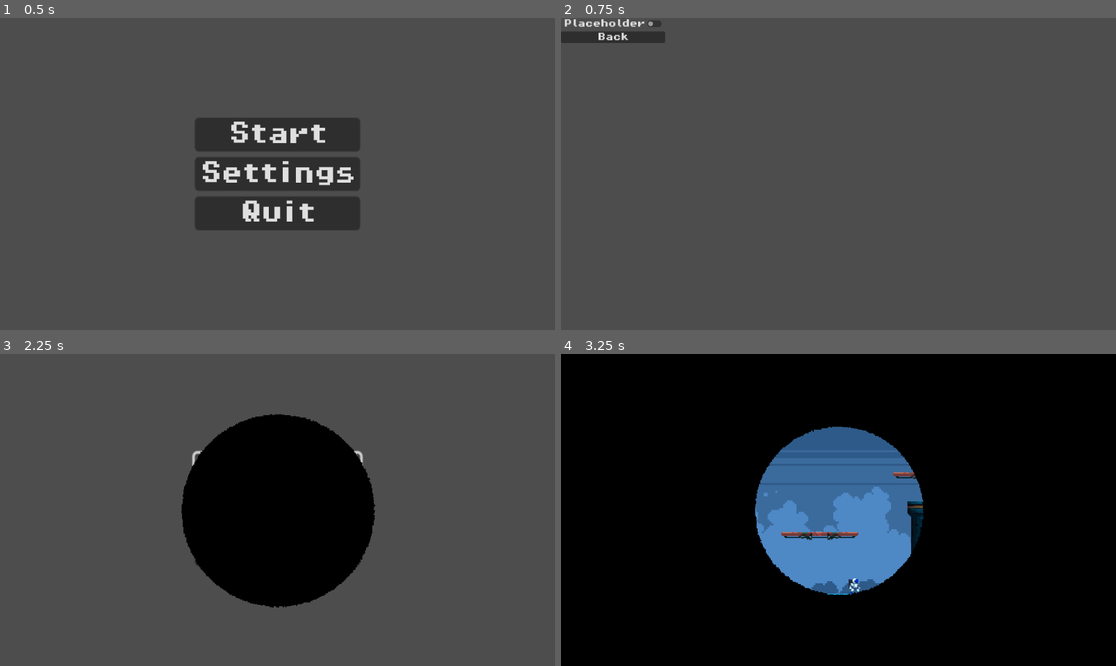
Above: before the commit, frames 1-4 (two rows, left to right).
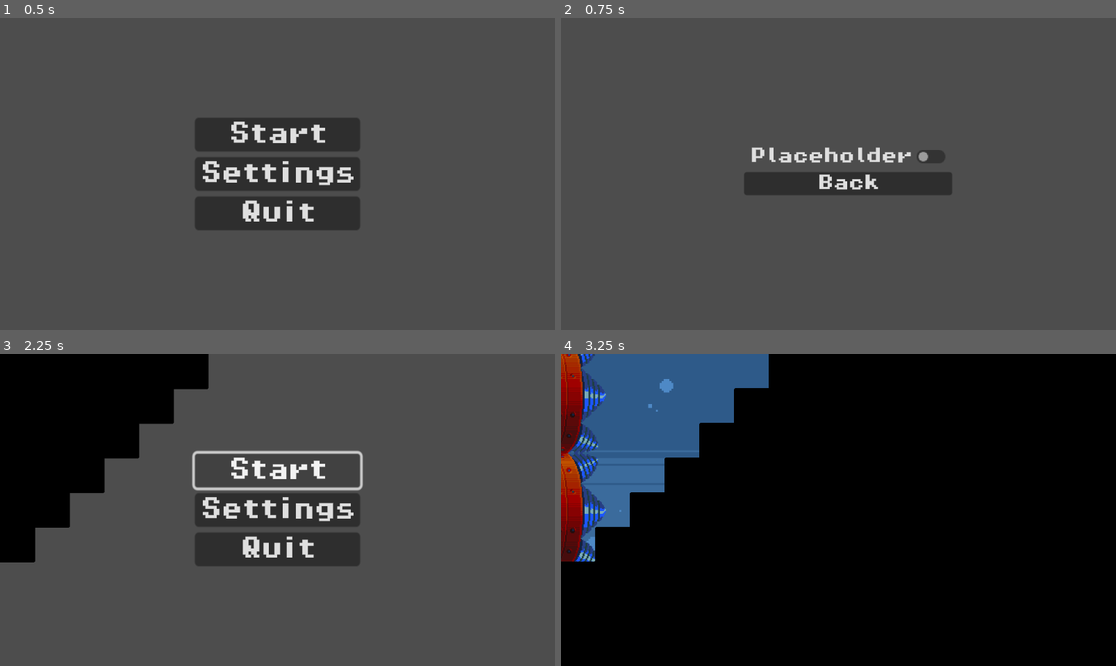
Above: after the commit, the same moments.

Repository: ECS-179-Game-Project/Space-Chase-Game
Game: Godot game, scene res://scenes/menu_manager.tscn
Two runs of this game, one before a commit and one after it. Both use one fixed random seed, a clock stepped at 60 frames per second and the inputs below. Before the commit the project starts from res://scenes/main_menu.tscn.
Inputs (mouse positions are in pixels of both pictures, inside the frame that each line leads up to):
- Up to frame 1 (0.5 s): no input
- Up to frame 2 (0.75 s): click "Settings" at 0.5 s
- Up to frame 3 (2.25 s): click "Back" at 1.25 s; click "Start" at 2 s
- Up to frame 4 (3.25 s): move the mouse to (960, 494) at 2.77 s; hold D (p1_right) from 2.78 s (still down); tap K (p1_dash) at 2.85 s; tap W (p1_up) at 3.02 s

Frame 1 is identical in both runs. In frame 2, 4.4% of the frame differs, in the area x 0-71%, y 0-57%; in frame 3, 32%, in the area x 0-68%, y 0-82%; in frame 4, 27%.

Commit message:
Main menu manager

Diff:
--- a/space-chase/project.godot
+++ b/space-chase/project.godot
@@ -11,7 +11,7 @@
 [application]
 
 config/name="Space Chase"
-run/main_scene="res://scenes/main_menu.tscn"
+run/main_scene="res://scenes/menu_manager.tscn"
 config/features=PackedStringArray("4.3", "Forward Plus")
 config/icon="res://icon.svg"
 
--- a/space-chase/scenes/main_menu.tscn
+++ b/space-chase/scenes/main_menu.tscn
@@ -1,9 +1,7 @@
-[gd_scene load_steps=5 format=3 uid="uid://bkgl5v8ijl362"]
+[gd_scene load_steps=3 format=3 uid="uid://bkgl5v8ijl362"]
 
 [ext_resource type="Script" path="res://scripts/main_menu.gd" id="1_07eop"]
 [ext_resource type="FontFile" uid="uid://bkmn2h3knu02d" path="res://assets/fonts/PixelOperator8-Bold.ttf" id="2_4vmwg"]
-[ext_resource type="AudioStream" uid="uid://c0aneki06jy5a" path="res://assets/Audio/DavidKBD - Cosmic Pack 01 - Cosmic Journey-full.ogg" id="3_qthxb"]
-[ext_resource type="AudioStream" uid="uid://khkjpvojqda7" path="res://assets/Sound Effects/Click copy.wav" id="4_6wybf"]
 
 [node name="MainMenu" type="Control"]
 layout_mode = 3
@@ -49,17 +47,6 @@
 theme_override_fonts/font = ExtResource("2_4vmwg")
 text = "Quit"
 
-[node name="Music" type="Node" parent="."]
-
-[node name="backgroundmusic" type="AudioStreamPlayer2D" parent="Music"]
-stream = ExtResource("3_qthxb")
-volume_db = -15.0
-autoplay = true
-
-[node name="click" type="AudioStreamPlayer2D" parent="Music"]
-stream = ExtResource("4_6wybf")
-volume_db = -11.886
-
 [connection signal="ready" from="." to="." method="_on_ready"]
 [connection signal="pressed" from="MarginContainer/VBoxContainer/Start" to="." method="_on_start_pressed"]
 [connection signal="pressed" from="MarginContainer/VBoxContainer/Settings" to="." method="_on_settings_pressed"]
--- /dev/null
+++ b/space-chase/scenes/menu_manager.tscn
@@ -0,0 +1,37 @@
+[gd_scene load_steps=6 format=3 uid="uid://dojks3vldqq2a"]
+
+[ext_resource type="Script" path="res://scripts/menu_manager.gd" id="1_6bse5"]
+[ext_resource type="PackedScene" uid="uid://bkgl5v8ijl362" path="res://scenes/main_menu.tscn" id="2_wapdf"]
+[ext_resource type="PackedScene" uid="uid://5tk8vpgwlokx" path="res://scenes/settings_menu.tscn" id="3_qt5lj"]
+[ext_resource type="AudioStream" uid="uid://c0aneki06jy5a" path="res://assets/Audio/DavidKBD - Cosmic Pack 01 - Cosmic Journey-full.ogg" id="4_shyfh"]
+[ext_resource type="AudioStream" uid="uid://khkjpvojqda7" path="res://assets/Sound Effects/Click copy.wav" id="5_fbxgp"]
+
+[node name="MenuManager" type="Control"]
+layout_mode = 3
+anchors_preset = 8
+anchor_left = 0.5
+anchor_top = 0.5
+anchor_right = 0.5
+anchor_bottom = 0.5
+grow_horizontal = 2
+grow_vertical = 2
+script = ExtResource("1_6bse5")
+
+[node name="MainMenu" parent="." instance=ExtResource("2_wapdf")]
+visible = false
+layout_mode = 1
+
+[node name="SettingsMenu" parent="." instance=ExtResource("3_qt5lj")]
+visible = false
+layout_mode = 1
+
+[node name="Audio" type="Node" parent="."]
+
+[node name="BackgroundMusic" type="AudioStreamPlayer2D" parent="Audio"]
+stream = ExtResource("4_shyfh")
+volume_db = -15.0
+autoplay = true
+
+[node name="Click" type="AudioStreamPlayer2D" parent="Audio"]
+stream = ExtResource("5_fbxgp")
+volume_db = -11.886
--- a/space-chase/scenes/settings_menu.tscn
+++ b/space-chase/scenes/settings_menu.tscn
@@ -5,15 +5,33 @@
 
 [node name="SettingsMenu" type="Control"]
 layout_mode = 3
-anchors_preset = 0
-offset_right = 40.0
-offset_bottom = 40.0
+anchors_preset = 8
+anchor_left = 0.5
+anchor_top = 0.5
+anchor_right = 0.5
+anchor_bottom = 0.5
+offset_left = -20.0
+offset_top = -20.0
+offset_right = 20.0
+offset_bottom = 20.0
+grow_horizontal = 2
+grow_vertical = 2
+scale = Vector2(2, 2)
 script = ExtResource("1_orapq")
 
 [node name="MarginContainer" type="MarginContainer" parent="."]
-layout_mode = 0
-offset_right = 40.0
+layout_mode = 1
+anchors_preset = 8
+anchor_left = 0.5
+anchor_top = 0.5
+anchor_right = 0.5
+anchor_bottom = 0.5
+offset_left = -64.0
+offset_top = -40.0
+offset_right = 64.0
 offset_bottom = 40.0
+grow_horizontal = 2
+grow_vertical = 2
 
 [node name="VBoxContainer" type="VBoxContainer" parent="MarginContainer"]
 layout_mode = 2
--- a/space-chase/scripts/main_menu.gd
+++ b/space-chase/scripts/main_menu.gd
@@ -1,38 +1,19 @@
 class_name MainMenu
 extends Control
 
-@export var instant_start:bool = false # Skips the main menu and instantly starts the game
-
-@onready var click_sound = $Music/click
-
-var _world_1:String = "res://scenes/world_1.tscn"
-var _settings_menu:String = "res://scenes/settings_menu.tscn"
-
-func _on_ready() -> void:
-	if $Music/backgroundmusic.playing == false:
-		$Music/backgroundmusic.play()
-
-	if instant_start:
-		SceneManager.change_scene(_world_1, {
-			"skip_fade_out": true,
-			"skip_fade_in": true,
-			"on_fade_in": GameStateManager.level_entered.emit,
-		})
+@onready var menu_manager: MenuManager = $".."
 
 
 func _on_start_pressed() -> void:
-	click_sound.play()
-	SceneManager.change_scene(_world_1, {
-		"pattern": "circle",
-		"on_fade_in": GameStateManager.level_entered.emit,
-		})
+	menu_manager.button_click()
+	menu_manager.leave_menu(MenuManager.MenuOption.START)
 
 
 func _on_settings_pressed() -> void:
-	click_sound.play()
-	SceneManager.change_scene(_settings_menu, {"skip_fade_out": true, "skip_fade_in": true})
+	menu_manager.button_click()
+	menu_manager.change_menu(MenuManager.MenuState.SETTINGS)
 
 
 func _on_quit_pressed() -> void:
-	click_sound.play()
-	get_tree().quit()
+	menu_manager.button_click()
+	menu_manager.leave_menu(MenuManager.MenuOption.QUIT)
--- /dev/null
+++ b/space-chase/scripts/menu_manager.gd
@@ -0,0 +1,69 @@
+class_name MenuManager
+extends Control
+
+enum MenuState {
+	MAIN,
+	SETTINGS,
+}
+
+enum MenuOption {
+	START,
+	QUIT,
+}
+
+@export var instant_start:bool = false # Skips the main menu and instantly starts the game
+
+var cur_menu: MenuState = MenuState.MAIN
+
+var _world_1: String = "res://scenes/world_1.tscn"
+
+@onready var menu_states := {
+	MenuState.MAIN: $MainMenu,
+	MenuState.SETTINGS: $SettingsMenu,
+}
+@onready var background_music: AudioStreamPlayer2D = $Audio/BackgroundMusic
+@onready var click_sound: AudioStreamPlayer2D = $Audio/Click
+
+
+func _ready() -> void:
+	change_menu(MenuState.MAIN)
+
+	if not background_music.playing:
+		background_music.play()
+
+	if instant_start:
+		leave_menu(MenuOption.START, true)
+
+
+func change_menu(new_menu: MenuState):
+	if not new_menu in MenuState.values():
+		print("ERROR: Invalid menu transition")
+		return
+
+	menu_states[cur_menu].visible = false
+	menu_states[new_menu].visible = true
+	cur_menu = new_menu
+
+
+func leave_menu(menu_option: MenuOption, skip_transition: bool = false):
+	if not menu_option in MenuOption.values():
+		print("ERROR: Invalid menu option")
+		return
+
+	match menu_option:
+		MenuOption.START:
+			SceneManager.change_scene(_world_1, {
+				"pattern": "squares",
+				"skip_fade_out": skip_transition,
+				"skip_fade_in": skip_transition,
+				"on_fade_in": GameStateManager.level_entered.emit,
+			})
+		MenuOption.QUIT:
+			SceneManager.fade_out({
+				"pattern": "curtains",
+				"on_fade_out": get_tree().quit
+			})
+
+
+func button_click():
+	click_sound.play()
--- a/space-chase/scripts/settings_menu.gd
+++ b/space-chase/scripts/settings_menu.gd
@@ -1,7 +1,9 @@
 class_name SettingsMenu
 extends Control
 
-var _main_menu:String = "res://scenes/main_menu.tscn"
+@onready var menu_manager: MenuManager = $".."
+
 
 func _on_back_pressed() -> void:
-	SceneManager.change_scene(_main_menu, {"skip_fade_out": true, "skip_fade_in": true})
+	menu_manager.button_click()
+	menu_manager.change_menu(MenuManager.MenuState.MAIN)
